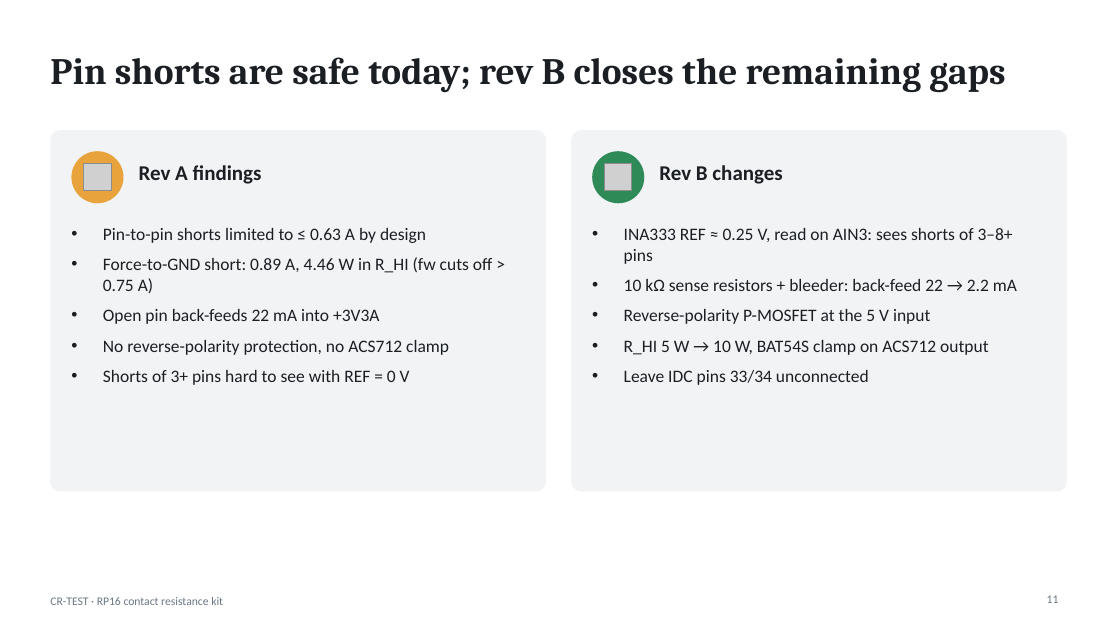
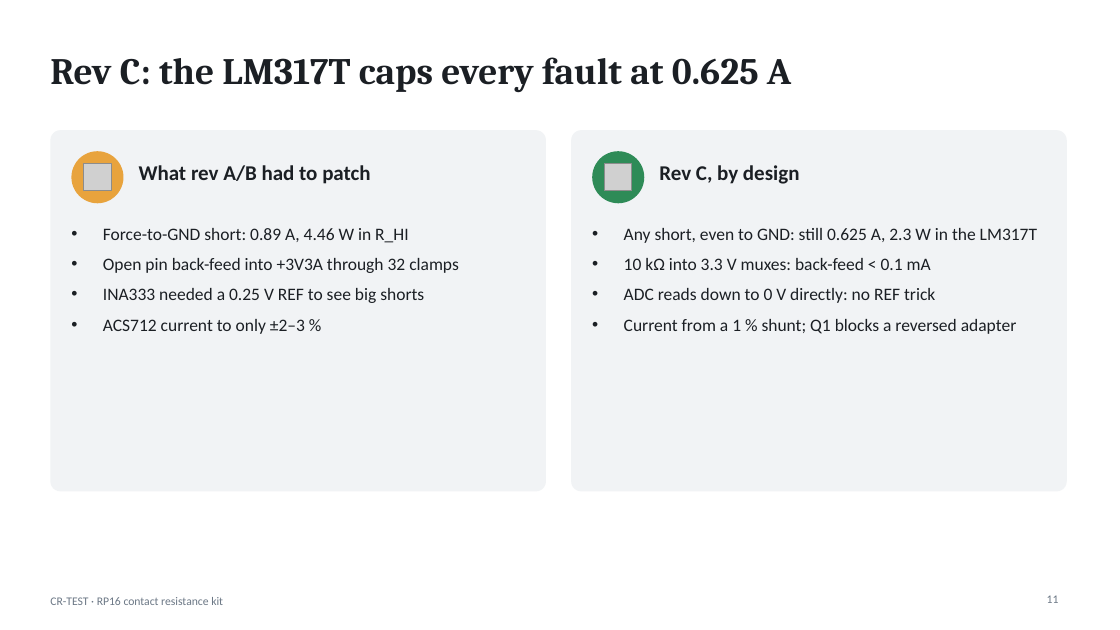
Before and after one commit to dophuthinh2010-crypto/kit-contact-resistance-16pin, a slide deck: slide 11 of docs/CR-TEST_presentation.pptx. Drawn at 1120x630 pixels with LibreOffice and Linux fonts; fonts in the diff are those of the drawing; grey boxes stand for pictures. Boxes give left, top, right and bottom in pixels: in the first picture for what was removed or moved away, otherwise in the second. Text is boxed around its words. In the diff, an @@ line names an element or a change of style, - is before the commit and + after.

```diff
--- a/docs/CR-TEST_presentation.pptx
+++ b/docs/CR-TEST_presentation.pptx
@@ title at [50, 57, 791, 93]: text changed @@
-Pin shorts are safe today; rev B closes the remaining gaps
+Rev C: the LM317T caps every fault at 0.625 A
@@ text at [139, 165, 370, 184]: text changed @@
-Rev A findings
+What rev A/B had to patch
@@ text at [659, 165, 800, 184]: text changed @@
-Rev B changes
+Rev C, by design
@@ text at [103, 228, 459, 334]: text changed @@
-• Pin-to-pin shorts limited to ≤ 0.63 A by design
-• Force-to-GND short: 0.89 A, 4.46 W in R_HI (fw cuts off > 0.75 A)
-• Open pin back-feeds 22 mA into +3V3A
-• No reverse-polarity protection, no ACS712 clamp
-• Shorts of 3+ pins hard to see with REF = 0 V
+• Force-to-GND short: 0.89 A, 4.46 W in R_HI
+• Open pin back-feed into +3V3A through 32 clamps
+• INA333 needed a 0.25 V REF to see big shorts
+• ACS712 current to only ±2–3 %
@@ text at [624, 228, 1037, 334]: text changed @@
-• INA333 REF ≈ 0.25 V, read on AIN3: sees shorts of 3–8+ pins
-• 10 kΩ sense resistors + bleeder: back-feed 22 → 2.2 mA
-• Reverse-polarity P-MOSFET at the 5 V input
-• R_HI 5 W → 10 W, BAT54S clamp on ACS712 output
-• Leave IDC pins 33/34 unconnected
+• Any short, even to GND: still 0.625 A, 2.3 W in the LM317T
+• 10 kΩ into 3.3 V muxes: back-feed < 0.1 mA
+• ADC reads down to 0 V directly: no REF trick
+• Current from a 1 % shunt; Q1 blocks a reversed adapter
```
Also in this commit, not shown: 8 other slides changed, 39 other files.
